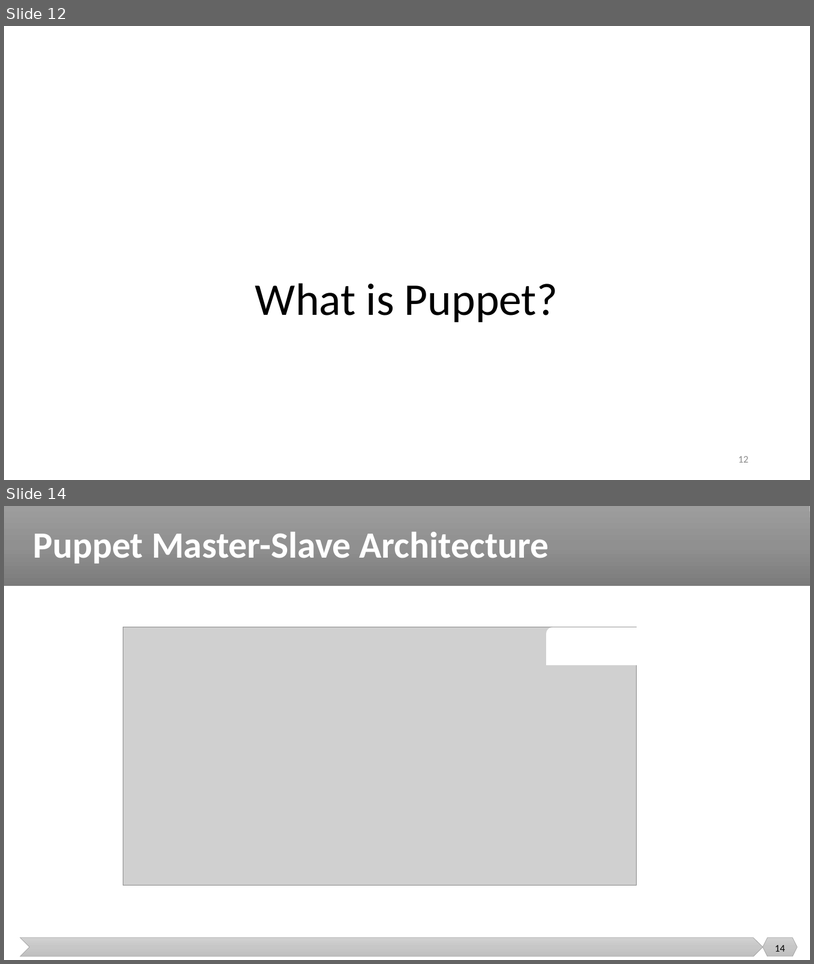
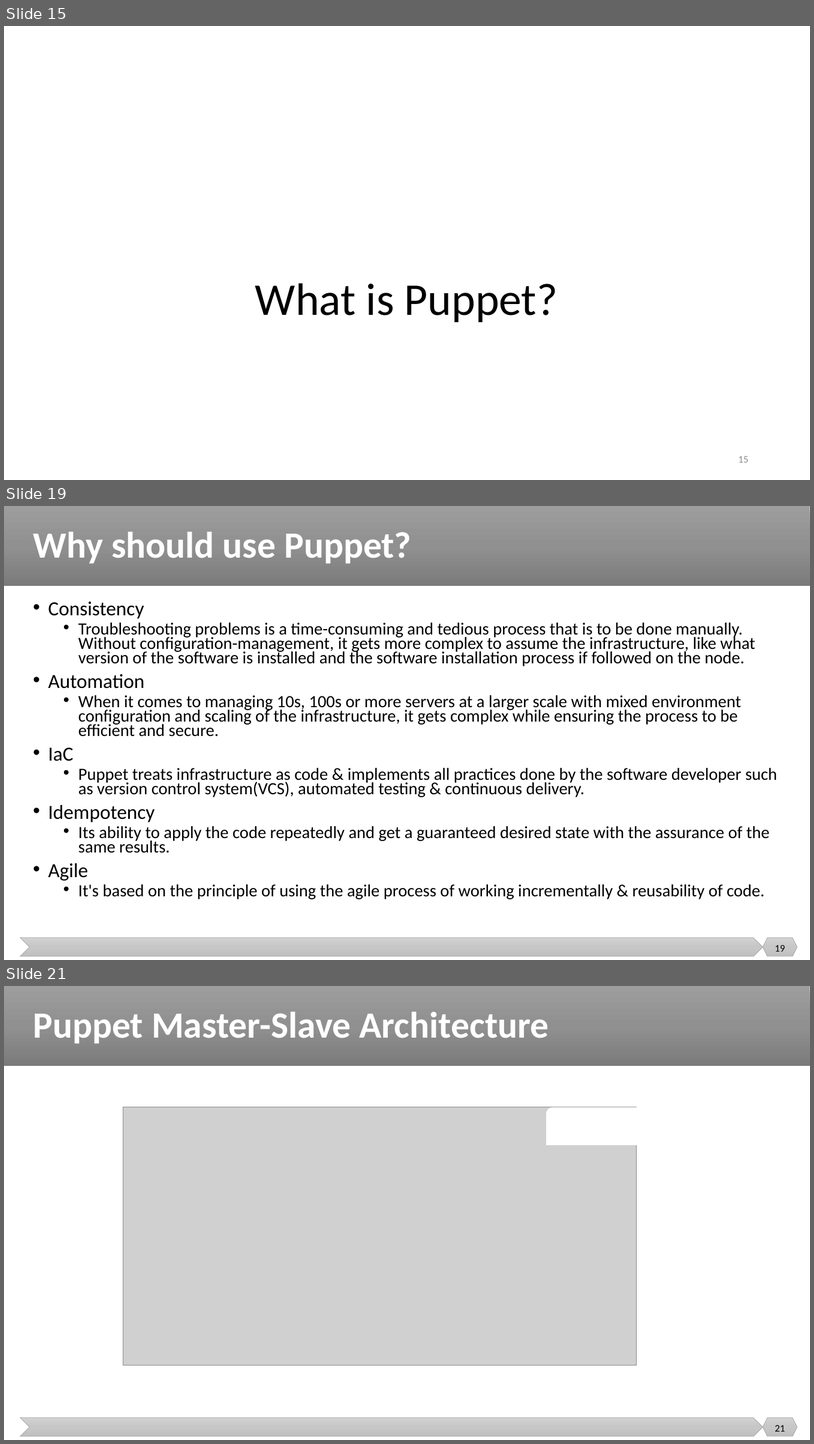
Before and after one commit to malenezi/malenezi, a slide deck: SE489/Lectures/6-Configuration Management/Configuration Management 2.pptx. Shown one above the other, each under a label of ours: slides 12 and 14 before the commit, slides 15, 19 and 21 after it; the slides between them are not shown. The pictures are 814x964 and 814x1444 pixels, drawn with LibreOffice and Linux fonts; fonts in the diff are those of the drawing; grey boxes stand for pictures. Boxes give left, top, right and bottom in pixels: in the first picture for what was removed or moved away, otherwise in the second. Text is boxed around its words. In the diff, an @@ line names an element or a change of style, - is before the commit and + after.

```diff
--- a/SE489/Lectures/6-Configuration Management/Configuration Management 2.pptx
+++ b/SE489/Lectures/6-Configuration Management/Configuration Management 2.pptx
@@ slide 19 added at bbox=[4, 506, 810, 960], background #FFFFFF; not listed: 3 template elements that a slide beside it also shows @@
@@ title added at bbox=[33, 532, 411, 564], 44 pt, text #FFFFFF, bold @@
+Why should use Puppet?
@@ text added at bbox=[48, 601, 777, 899], 20.4 pt, text #000000 @@
+• Consistency
+  • Troubleshooting problems is a time-consuming and tedious process that is to be done manually. Without configuration-management, it gets more complex to assume the infrastructure, like what version of the software is installed and the software installation process if followed on the node.
+• Automation
+  • When it comes to managing 10s, 100s or more servers at a larger scale with mixed environment configuration and scaling of the infrastructure, it gets complex while ensuring the process to be efficient and secure.
+• IaC
+  • Puppet treats infrastructure as code & implements all practices done by the software developer such as version control system(VCS), automated testing & continuous delivery.
+• Idempotency
+  • Its ability to apply the code repeatedly and get a guaranteed desired state with the assurance of the same results.
+• Agile
+  • It's based on the principle of using the agile process of working incrementally & reusability of code.
@@ page number added at bbox=[775, 945, 785, 951], 12 pt, text #000000 @@
+19
@@ what was slide 12 is now slide 15 @@
@@ page number at bbox=[738, 456, 749, 462]: text changed @@
-12
+15
@@ what was slide 14 is now slide 21 @@
@@ page number at bbox=[775, 1425, 785, 1431]: text changed @@
-14
+21
```
Also in this commit, not shown: 2 slides changed, 7 other slides added, 1 other file.
